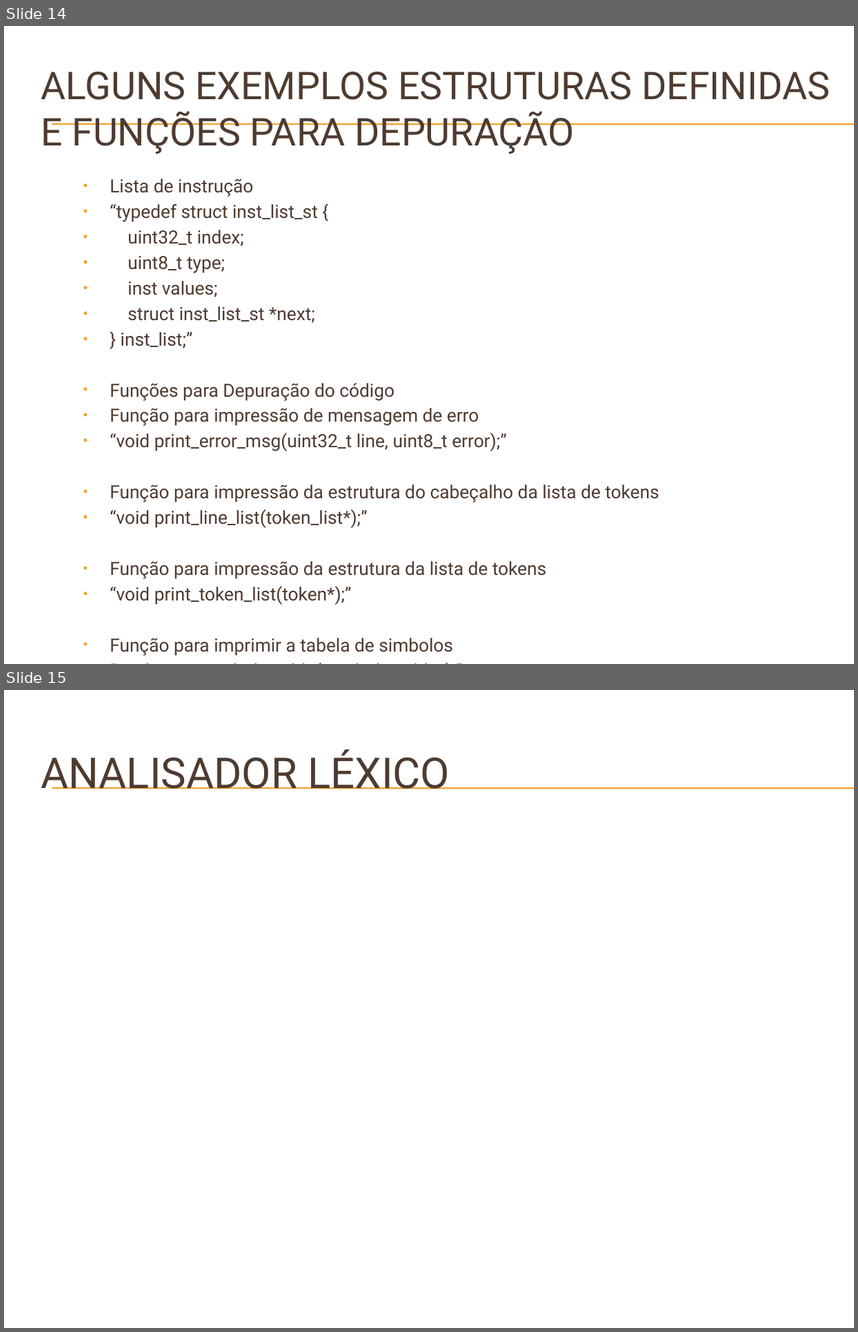
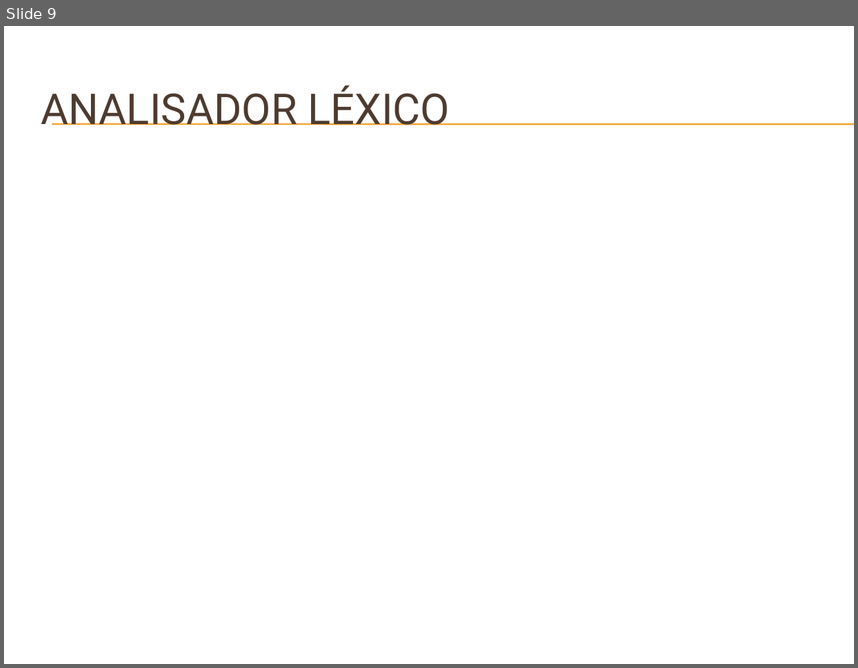
Before and after one commit to badershs/mips-assembler-unb, a slide deck: doc/Apresentação do GMAG – Software Básico.pptx. Shown one above the other, each under a label of ours: slides 14 and 15 before the commit, slide 9 after it. The pictures are 858x1332 and 858x668 pixels, drawn with LibreOffice and Linux fonts; fonts in the diff are those of the drawing; background and template pictures are left out. Boxes give left, top, right and bottom in pixels: in the first picture for what was removed or moved away, otherwise in the second. Text is boxed around its words. In the diff, an @@ line names an element or a change of style, - is before the commit and + after.

```diff
--- a/doc/Apresentação do GMAG – Software Básico.pptx
+++ b/doc/Apresentação do GMAG – Software Básico.pptx
@@ slide 14 removed at (x1=4, y1=26, x2=854, y2=664), background picture (left out); not listed: 2 template elements that a slide beside it also shows @@
@@ title removed at (x1=41, y1=72, x2=831, y2=154) @@
-ALGUNS EXEMPLOS ESTRUTURAS DEFINIDAS E FUNÇÕES PARA DEPURAÇÃO
@@ text removed at (x1=110, y1=178, x2=659, y2=655) @@
-  • Lista de instrução
-  • “typedef struct inst_list_st {
-  • uint32_t index;
-  • uint8_t type;
-  • inst values;
-  • struct inst_list_st *next;
-  • } inst_list;”
-  • Funções para Depuração do código
-  • Função para impressão de mensagem de erro
-  • “void print_error_msg(uint32_t line, uint8_t error);”
-  • Função para impressão da estrutura do cabeçalho da lista de tokens
-  • “void print_line_list(token_list*);”
-  • Função para impressão da estrutura da lista de tokens
-  • “void print_token_list(token*);”
-  • Função para imprimir a tabela de simbolos
-  • “void print_symbols_table(symbols_table*);”
@@ what was slide 15 is now slide 9 @@
```
Also in this commit, not shown: 2 slides changed, 15 slides added, 12 other slides removed.
